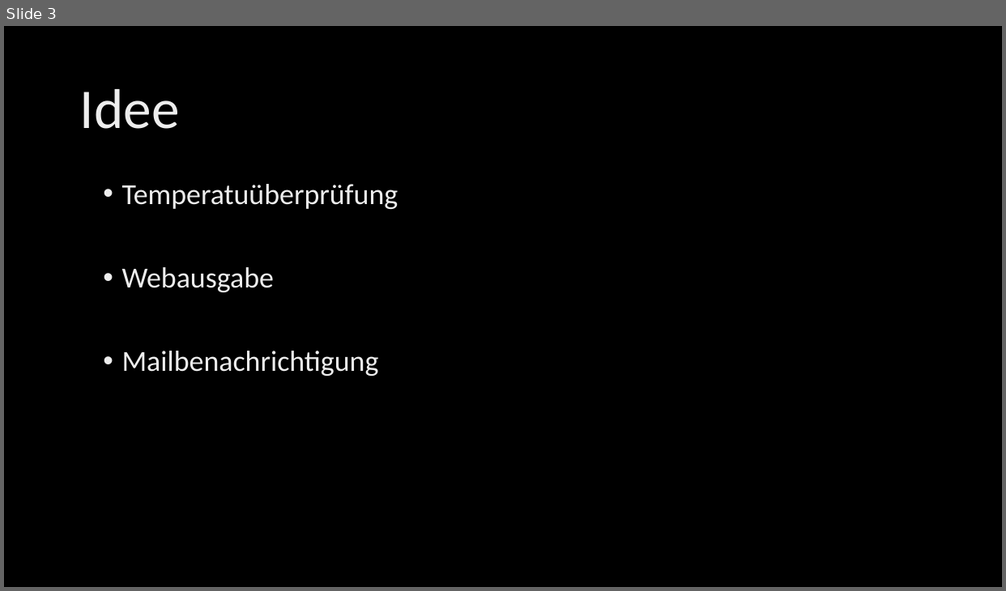
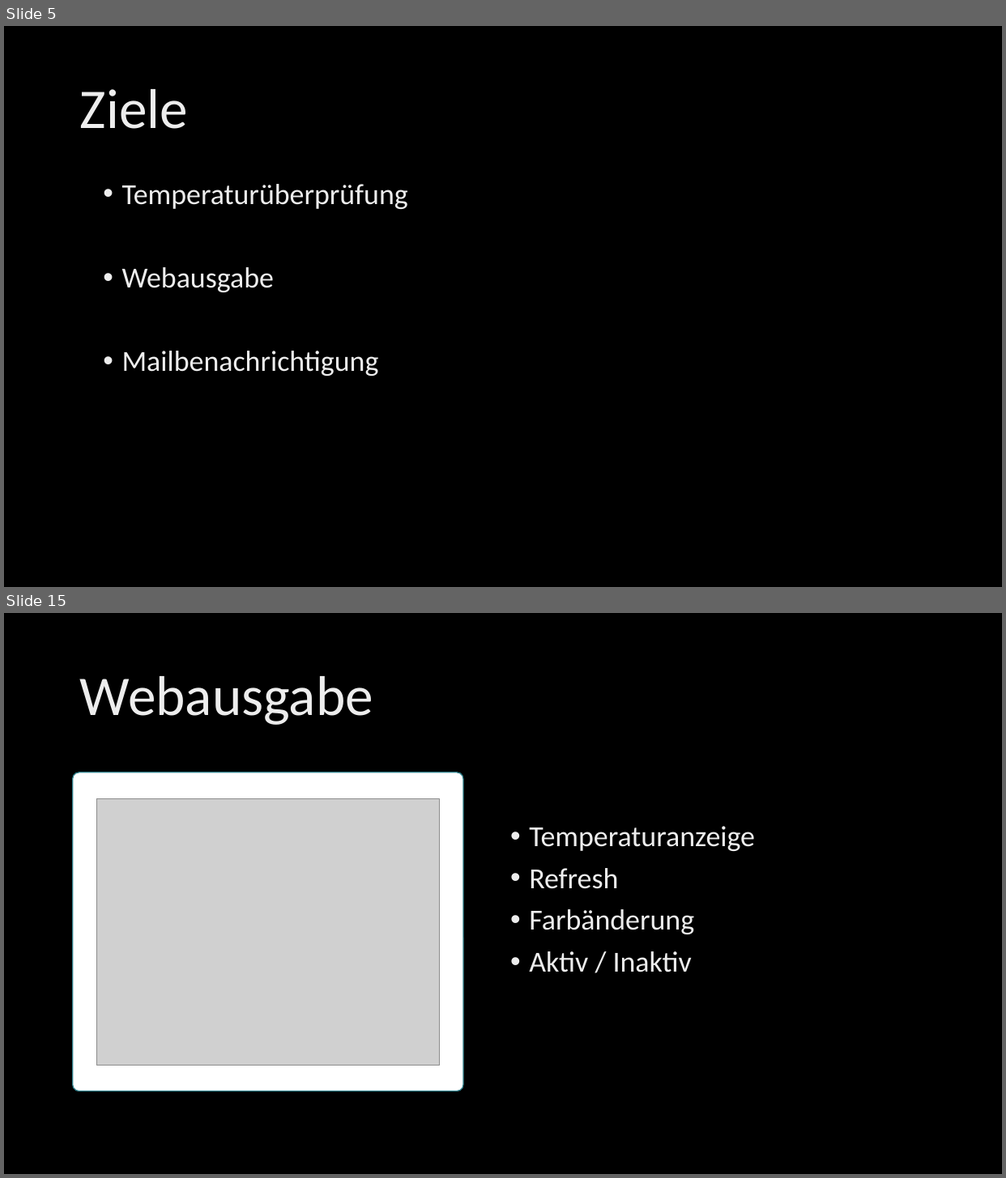
Before and after one commit to tkreienbuehl/I_BA_NS1701, a slide deck: Presentation/Presentation.pptx. Shown one above the other, each under a label of ours: slide 3 before the commit, slides 5 and 15 after it; the slides between them are not shown. The pictures are 1006x591 and 1006x1178 pixels, drawn with LibreOffice and Linux fonts; fonts in the diff are those of the drawing; grey boxes stand for pictures; background and template pictures are left out. Boxes give left, top, right and bottom in pixels: in the first picture for what was removed or moved away, otherwise in the second. Text is boxed around its words. In the diff, an @@ line names an element or a change of style, - is before the commit and + after.

```diff
--- a/Presentation/Presentation.pptx
+++ b/Presentation/Presentation.pptx
@@ slide 15 added at box(4, 613, 1002, 1174), background picture (left out) @@
@@ title added at box(80, 676, 373, 725), 54 pt, text gradient #BFBFBF to #EDEDED to #FFFFFF @@
+Webausgabe
@@ rounded rectangle added at box(73, 773, 463, 1092), fill #FFFFFF, outline #30818C 1 pt @@
@@ picture added at box(97, 798, 440, 1065) @@
@@ text added at box(529, 826, 755, 973), 28 pt, text gradient #BFBFBF to #EDEDED to #FFFFFF @@
+• Temperaturanzeige
+• Refresh
+• Farbänderung
+• Aktiv / Inaktiv
@@ what was slide 3 is now slide 5 @@
@@ slide 5 changed as well @@
@@ title at box(80, 89, 188, 129): text changed @@
-Idee
+Ziele
@@ text at box(122, 184, 408, 209): text changed @@
-• Temperatuüberprüfung
+• Temperaturüberprüfung
```
Also in this commit, not shown: 3 other slides changed, 11 other slides added, 3 slides removed, 1 other file.
